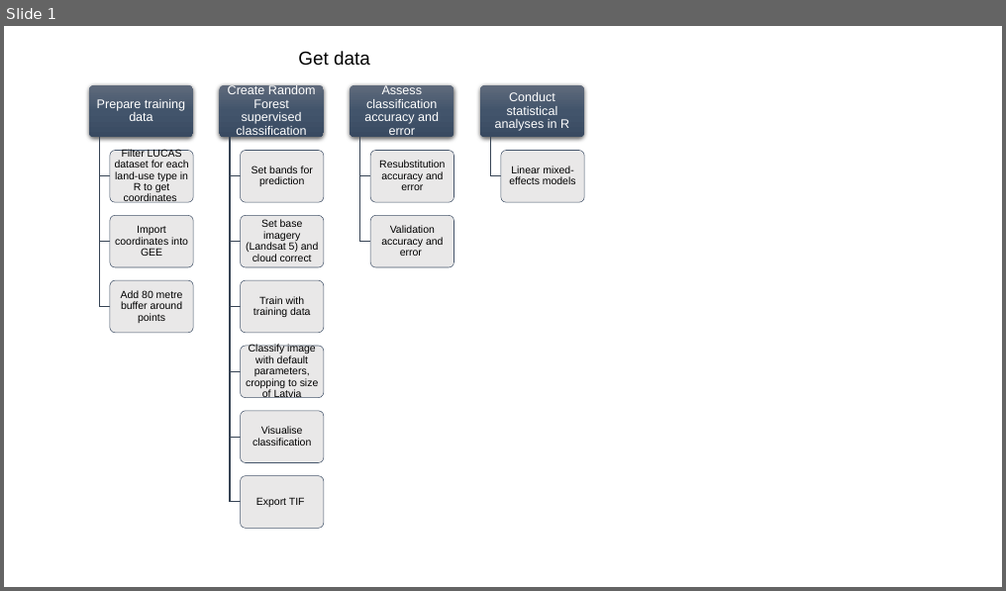
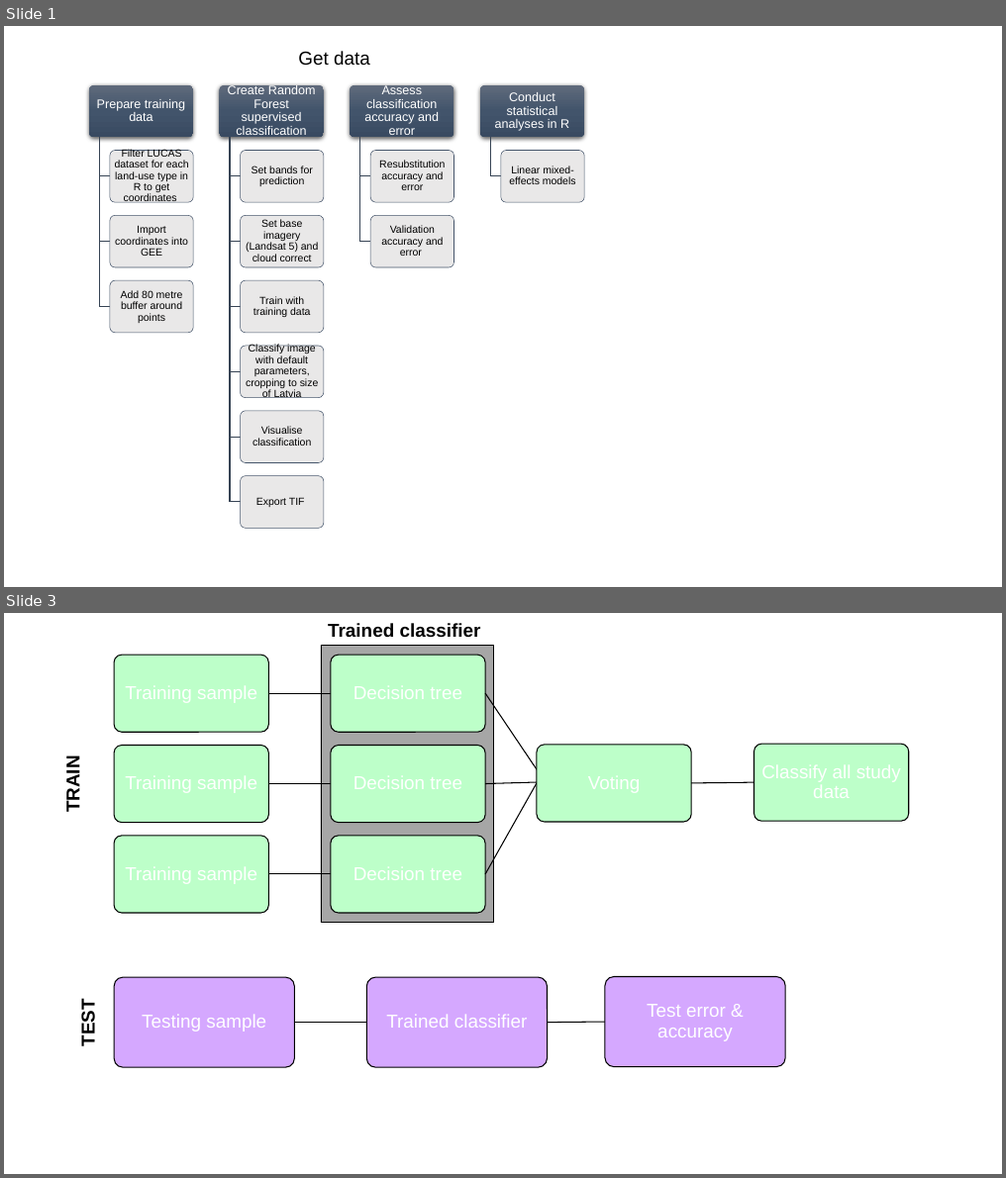
Before and after one commit to izzyrich/dissertation, a slide deck: images/workflow_diagram.pptx. Shown one above the other, each under a label of ours: slide 1 before the commit, slides 1 and 3 after it; the slides between them are not shown. The pictures are 1006x591 and 1006x1178 pixels, drawn with LibreOffice and Linux fonts; fonts in the diff are those of the drawing. Boxes give left, top, right and bottom in pixels: in the first picture for what was removed or moved away, otherwise in the second. Text is boxed around its words. In the diff, an @@ line names an element or a change of style, - is before the commit and + after.

```diff
--- a/images/workflow_diagram.pptx
+++ b/images/workflow_diagram.pptx
@@ slide 3 added at bbox=[4, 613, 1002, 1174], background #FFFFFF @@
@@ group added at bbox=[62, 623, 909, 1068]: 13 rounded rectangles, 9 freeform shapes, 6 texts, 1 rectangle @@
+Trained classifier
+Testing sample
+Trained classifier
+Test error & accuracy
+TRAIN
+TEST
```
Also in this commit, not shown: 1 slide changed, 2 other slides added, 5 other files.
